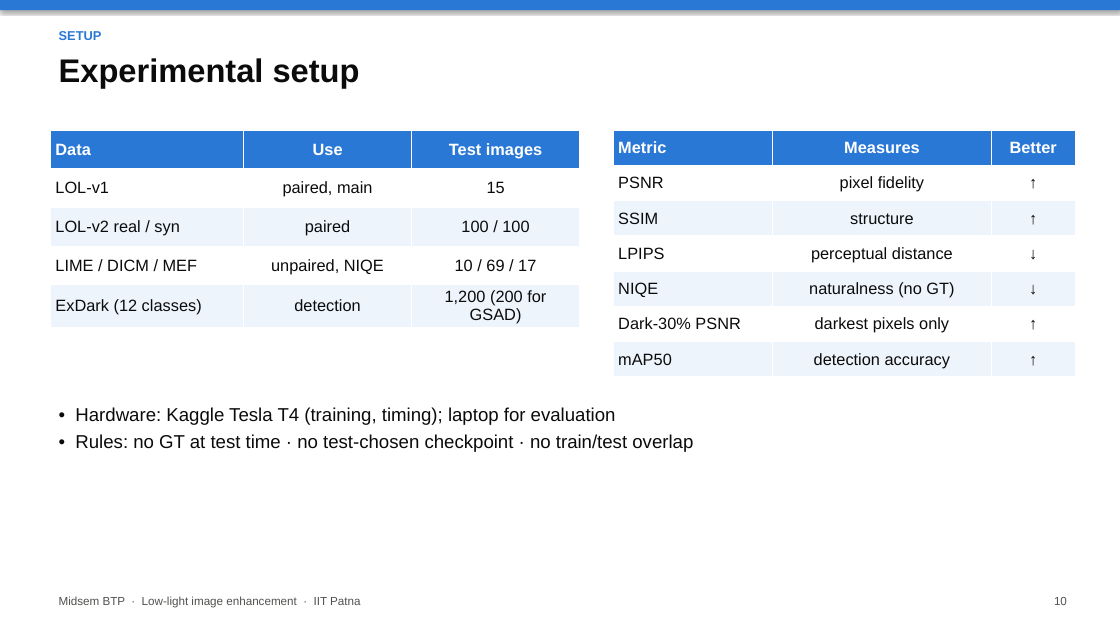
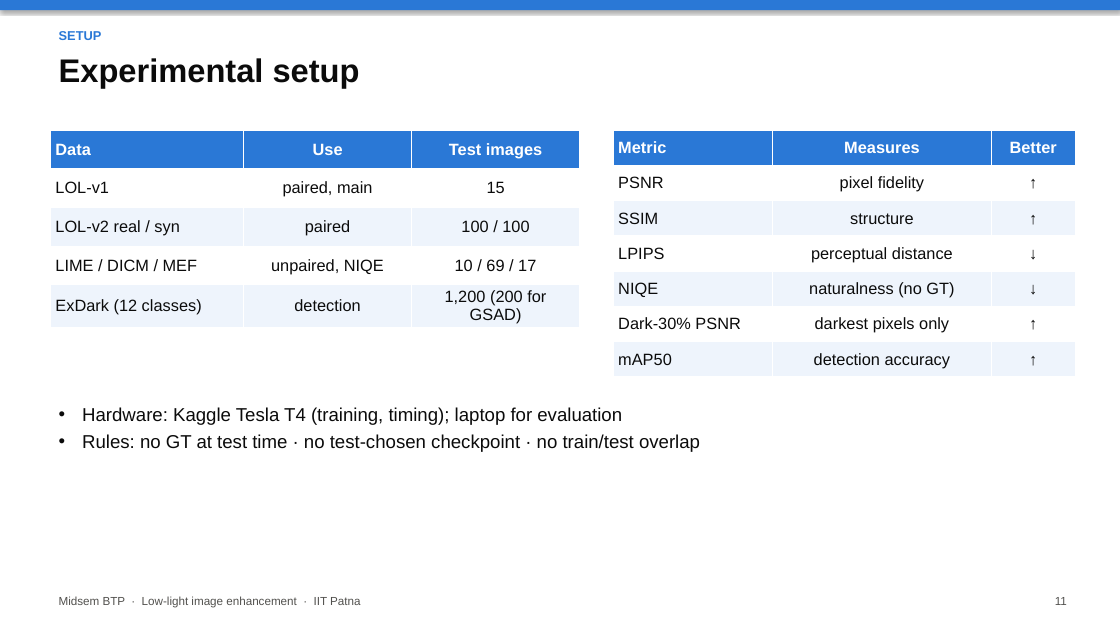
Before and after one commit to Crazycraftie/low-light-enhancement-btp, a slide deck: slide 11 of presentation/midsem.pptx (slide 10 before the commit). Drawn at 1120x630 pixels with LibreOffice and Linux fonts; fonts in the diff are those of the drawing. Boxes give left, top, right and bottom in pixels: in the first picture for what was removed or moved away, otherwise in the second. Text is boxed around its words. In the diff, an @@ line names an element or a change of style, - is before the commit and + after.

```diff
--- a/presentation/midsem.pptx
+++ b/presentation/midsem.pptx
@@ text at bbox=[82, 407, 700, 452]: text changed @@
-• Hardware: Kaggle Tesla T4 (training, timing); laptop for evaluation
-• Rules: no GT at test time · no test-chosen checkpoint · no train/test overlap
+• Hardware: Kaggle Tesla T4 (training, timing); laptop for evaluation
+• Rules: no GT at test time · no test-chosen checkpoint · no train/test overlap
@@ text at bbox=[1055, 597, 1067, 605]: text changed @@
-10
+11
```
Also in this commit, not shown: 17 other slides changed, 1 slide added, 3 other files.
